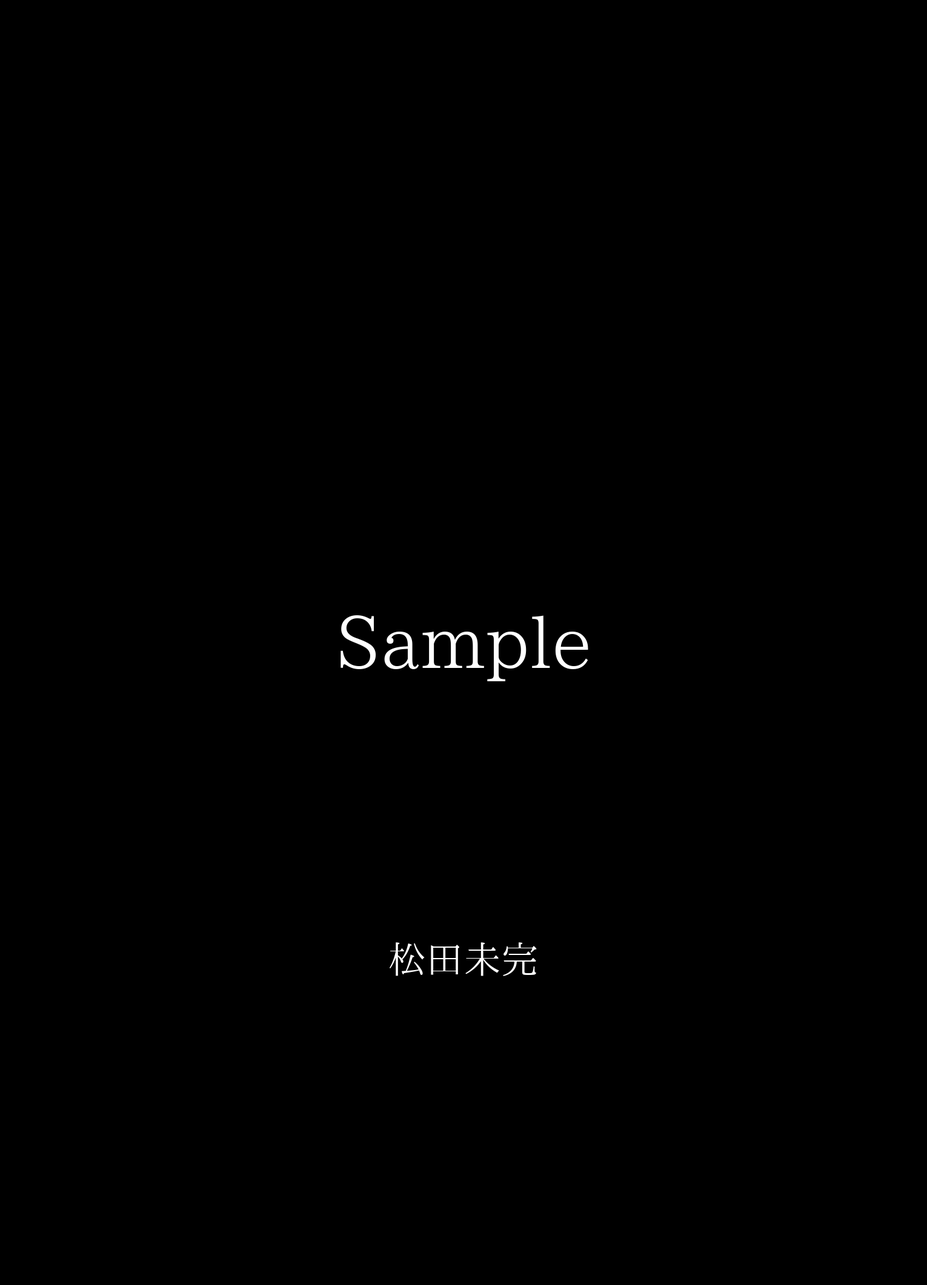
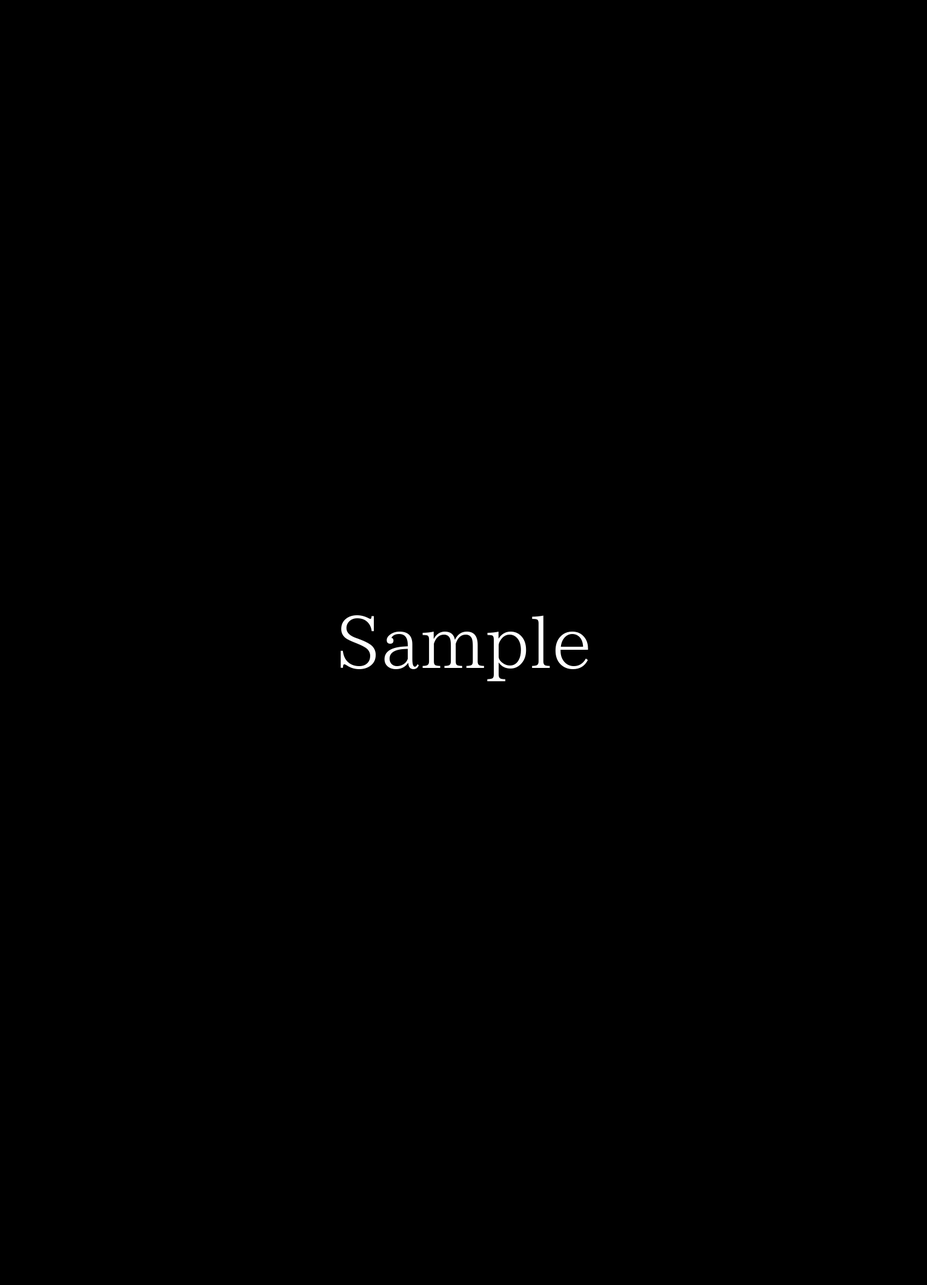
Comparing the layer stacks of the two 927 x 1285 images. Changes:
removed layer "松田未完" over [389, 942, 537, 977]
